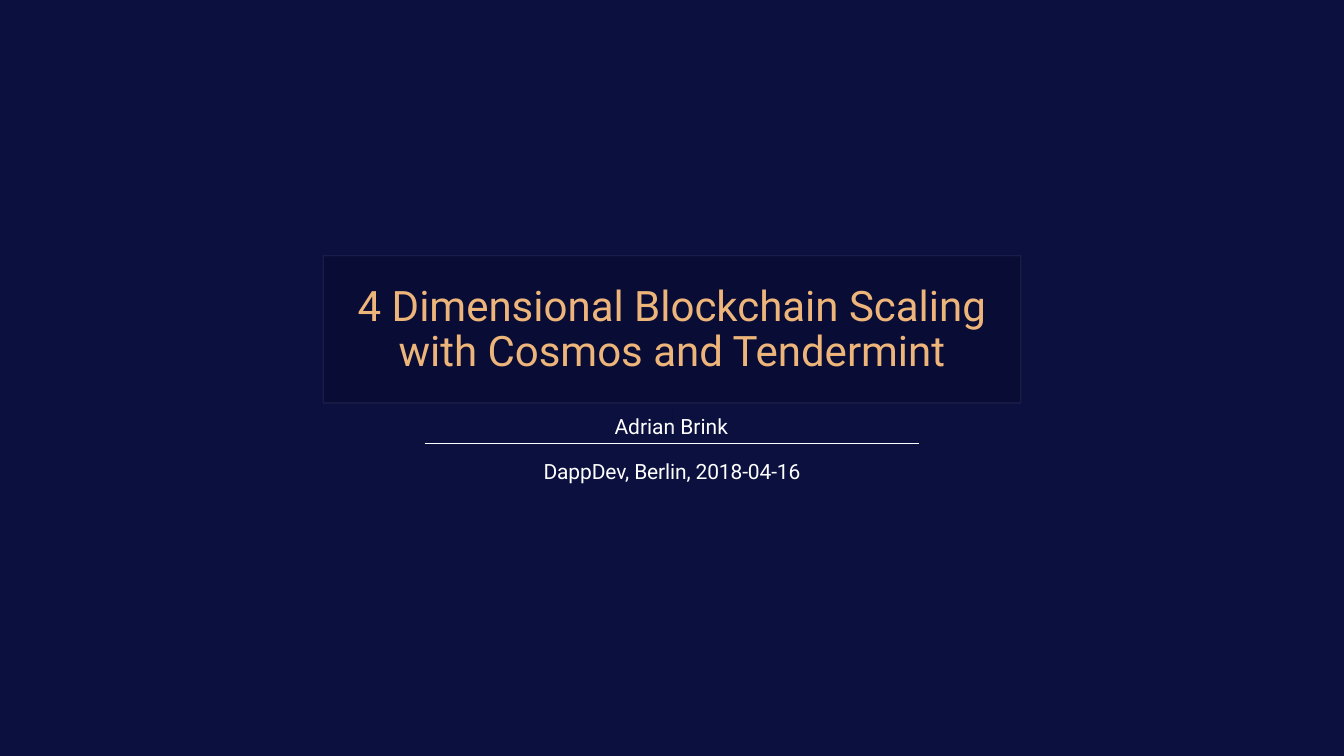
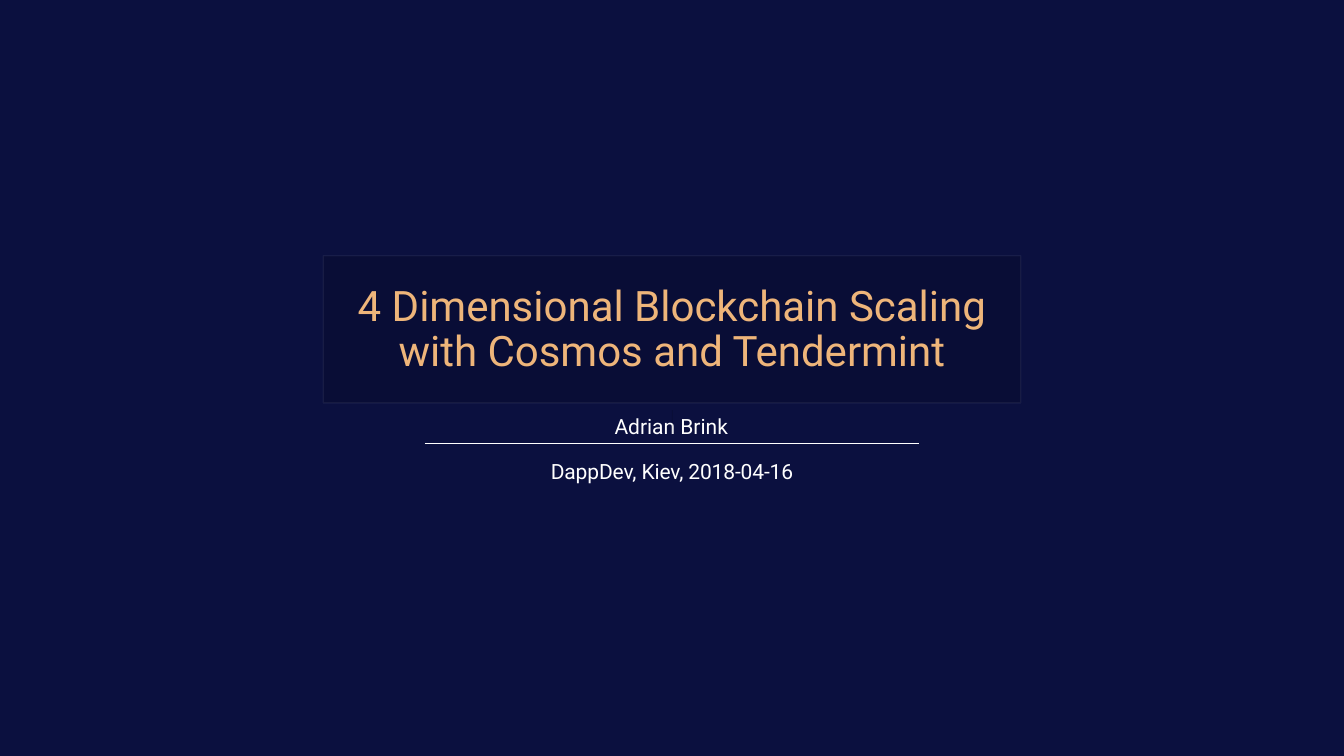
Before and after one commit to adrianbrink/research, a slide deck: slide 1 of talks/DappDev 2018/Four Dimensional Blockchain Scaling.pptx. Drawn at 1344x756 pixels with LibreOffice and Linux fonts; fonts in the diff are those of the drawing; background and template pictures are left out. Boxes give left, top, right and bottom in pixels: in the first picture for what was removed or moved away, otherwise in the second. Text is boxed around its words. In the diff, an @@ line names an element or a change of style, - is before the commit and + after.

```diff
--- a/talks/DappDev 2018/Four Dimensional Blockchain Scaling.pptx
+++ b/talks/DappDev 2018/Four Dimensional Blockchain Scaling.pptx
@@ text at <box>551,464,793,484</box>: text changed @@
-DappDev, Berlin, 2018-04-16
+DappDev, Kiev, 2018-04-16
```
Also in this commit, not shown: 2 other slides changed, 1 other file.
